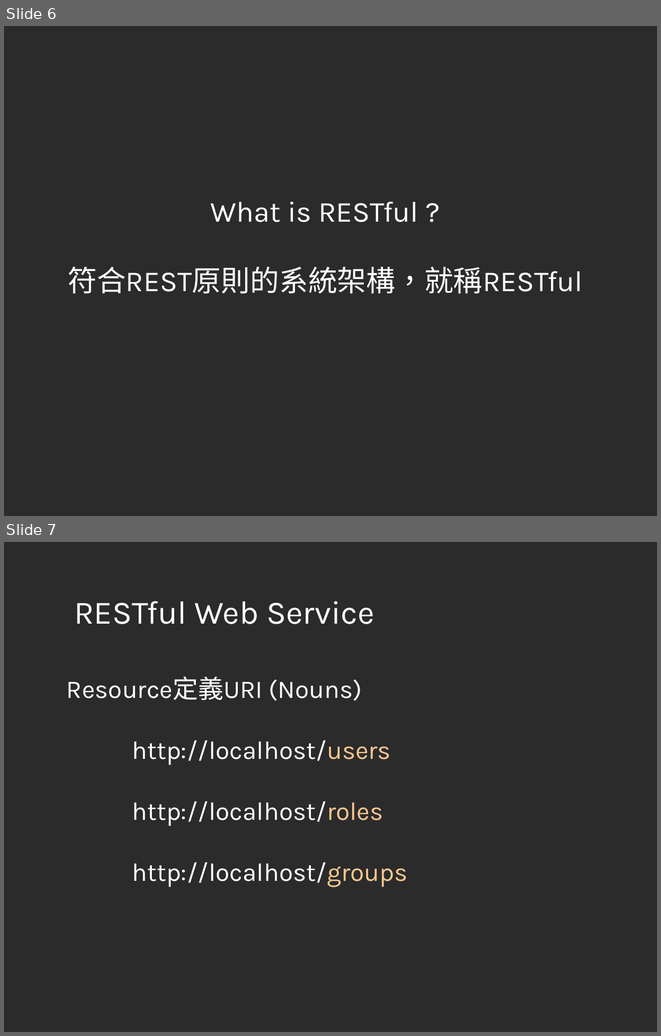
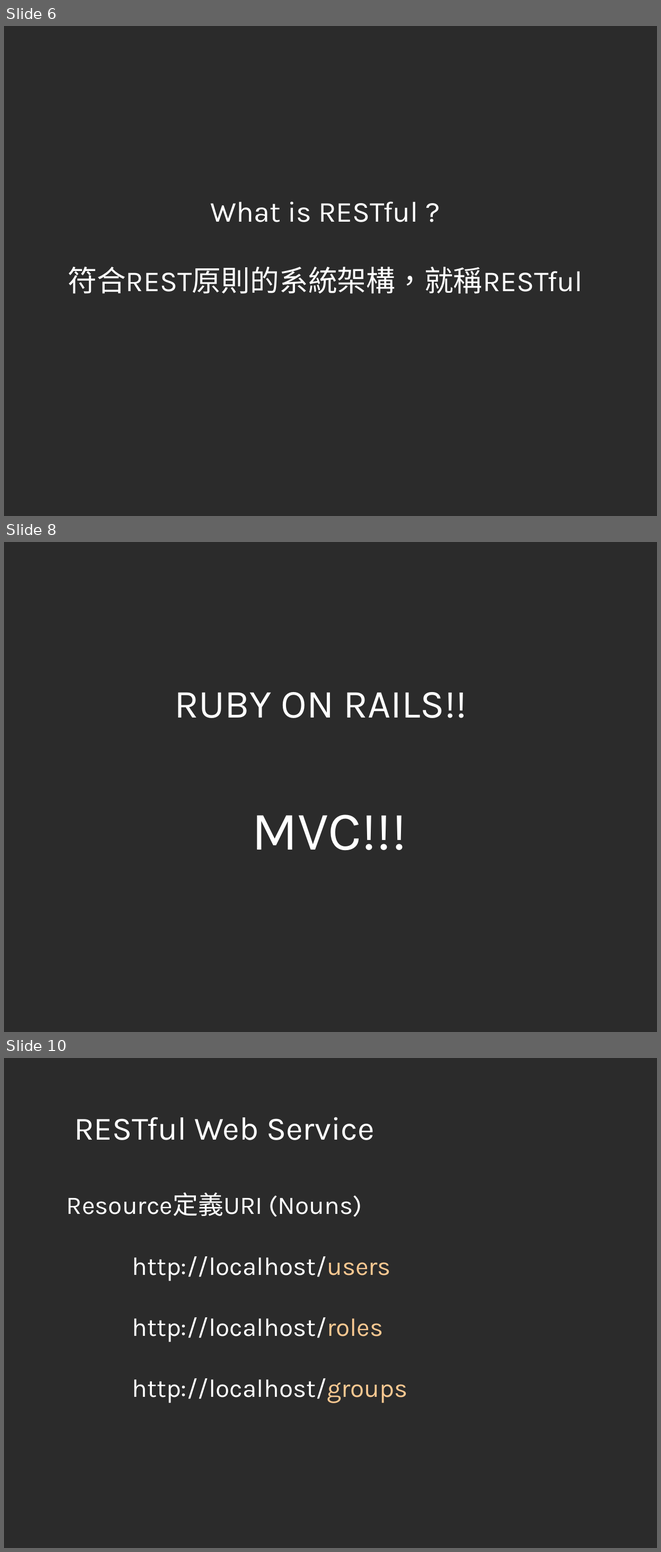
Before and after one commit to lbeeon/Node-Restful-demo, a slide deck: REST & RESTful.ppt. Shown one above the other, each under a label of ours: slides 6 and 7 before the commit, slides 6, 8 and 10 after it; the slides between them are not shown. The pictures are 661x1036 and 661x1552 pixels, drawn with LibreOffice and Linux fonts; fonts in the diff are those of the drawing; background and template pictures are left out; a plain dark background stands for a picture behind light text. Boxes give left, top, right and bottom in pixels: in the first picture for what was removed or moved away, otherwise in the second. Text is boxed around its words. In the diff, an @@ line names an element or a change of style, - is before the commit and + after.

```diff
--- a/REST & RESTful.ppt
+++ b/REST & RESTful.ppt
@@ slide 8 added at (4, 542, 657, 1032), background picture (left out) @@
@@ text added at (174, 692, 467, 718), 44 pt, text #FFFFFF @@
+RUBY ON RAILS!!
@@ text added at (252, 814, 406, 850), 60 pt, text #FFFFFF @@
+MVC!!!
@@ what was slide 7 is now slide 10 @@
```
Also in this commit, not shown: 2 other slides added.
